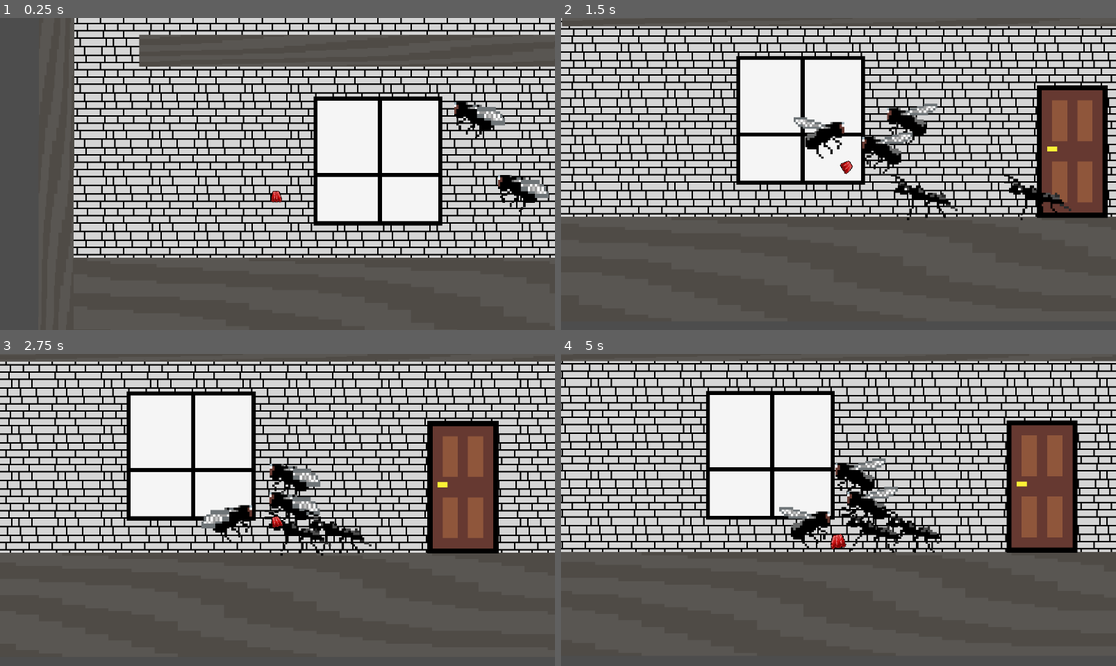
Above: before the commit, frames 1-4 (two rows, left to right).
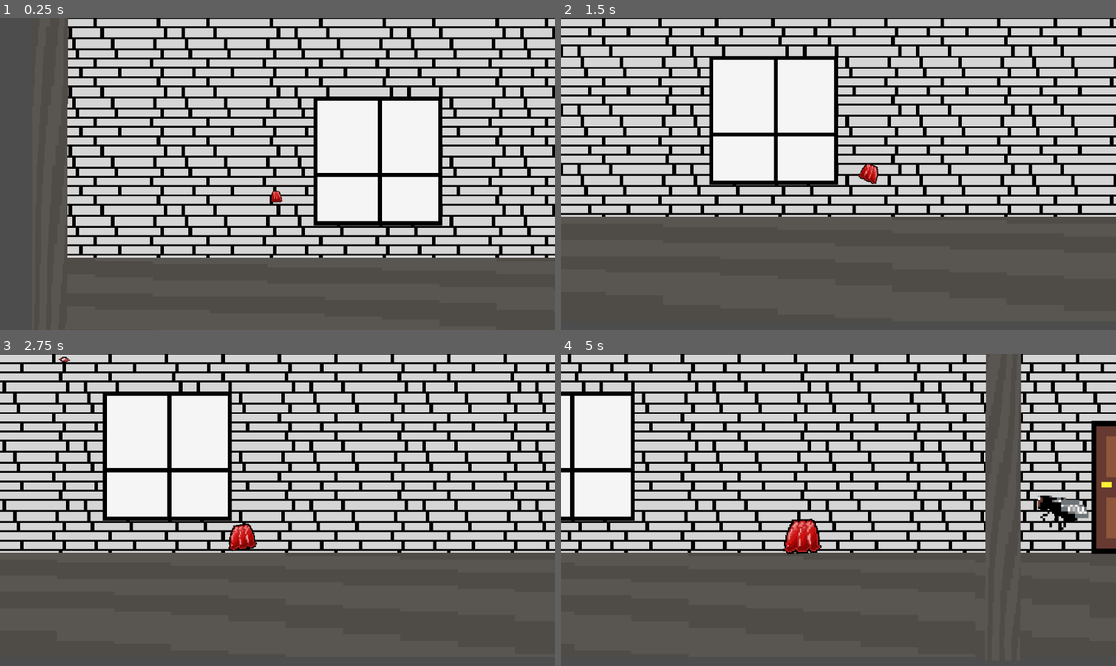
Above: after the commit, the same moments.

Repository: Razen-MIREA/metamorphozis
Game: Godot game, scene res://Game.tscn
Two runs of this game, one before a commit and one after it. Both use one fixed random seed, a clock stepped at 60 frames per second and the inputs below.
Inputs (mouse positions are in pixels of both pictures, inside the frame that each line leads up to):
- Up to frame 1 (0.25 s): no input
- Up to frame 2 (1.5 s): move the mouse to (960, 158) at 0.52 s; hold Right mouse button (Attack, bound only after the commit) 0.53-1.28 s; hold D (right) from 0.53 s (still down); tap Space (Jump) at 0.77 s; click (960, 158) at 0.8 s; move the mouse to (727, 189) at 1.27 s; click (727, 189) at 1.35 s
- Up to frame 3 (2.75 s): tap Space (Jump) at 1.52 s; right-click (166, 525) at 1.55 s; move the mouse to (333, 441) at 2.02 s; release D (right) at 2.03 s; hold A (left) from 2.03 s (still down); hold Right mouse button (Attack, bound only after the commit) from 2.03 s (still down); click (333, 441) at 2.3 s
- Up to frame 4 (5 s): move the mouse to (810, 572) at 2.77 s; release A (left) at 2.78 s; release Right mouse button (Attack, bound only after the commit) at 2.78 s; hold D (right) 2.78-4.28 s; click (810, 572) at 2.85 s; tap Space (Jump) at 3.02, 3.77, 4.52 s; right-click (810, 572) at 3.05 s; move the mouse to (1005, 556) at 3.52 s; hold Right mouse button (Attack, bound only after the commit) 3.53-4.28 s; click (1005, 556) at 3.8 s; move the mouse to (672, 463) at 4.27 s; hold A (left) from 4.28 s (still down); click (672, 463) at 4.35 s; right-click (672, 463) at 4.55 s

The runs differ from the first frame. In frame 1, 32% of the frame differs, in the area x 12-100%, y 0-77%; in frame 2, 34%; in frame 3, 34%; in frame 4, 45%, in the area x 0-100%, y 0-65%.

Commit message:
patch beta 1.0
- added knife and fork
- added visual bullet
- 'longer' map
- control upd
- spawner added
- some logic fix

Diff:
--- a/Game.tscn
+++ b/Game.tscn
@@ -7,8 +7,11 @@
 [ext_resource type="Texture2D" uid="uid://2cv57oy4lbpt" path="res://assets/sprites/HospitalWall.png" id="5_r0x5m"]
 [ext_resource type="Texture2D" uid="uid://dkr0dmj0qn41m" path="res://assets/sprites/Window.png" id="6_r0x5m"]
 [ext_resource type="Texture2D" uid="uid://c83w7s5jgms7o" path="res://assets/sprites/LavenderRaf.png" id="9_2vekm"]
-[ext_resource type="PackedScene" uid="uid://bab08g5kn0ti5" path="res://models/Fly.tscn" id="9_yhmtn"]
-[ext_resource type="PackedScene" uid="uid://kfoyhp7by18b" path="res://models/Ant.tscn" id="9_yx171"]
+[ext_resource type="Texture2D" uid="uid://c6lx5jjpoyn4s" path="res://assets/sprites/fork.png" id="9_yhmtn"]
+[ext_resource type="Script" uid="uid://conocci4jmcrn" path="res://fork.gd" id="10_gwjdr"]
+[ext_resource type="Script" uid="uid://c7s03klw3nt3q" path="res://spawner.gd" id="10_yx171"]
+[ext_resource type="Texture2D" uid="uid://dwjcb4nhsf2rt" path="res://assets/sprites/knife.png" id="11_lvtmh"]
+[ext_resource type="Script" uid="uid://cuixaeoxjl4n2" path="res://knife.gd" id="12_gwjdr"]
 
 [sub_resource type="AtlasTexture" id="AtlasTexture_r0x5m"]
 atlas = ExtResource("1_xkndl")
@@ -153,7 +156,7 @@
 [sub_resource type="RectangleShape2D" id="RectangleShape2D_sb48q"]
 size = Vector2(31.94851, 33.463146)
 
-[node name="Node2D" type="Node2D" unique_id=211646541]
+[node name="Node2D" type="Node2D" unique_id=211646541 groups=["root"]]
 
 [node name="Jelly" type="CharacterBody2D" parent="." unique_id=1214897973 groups=["Player"]]
 z_index = 10
@@ -180,8 +183,8 @@
 shape = SubResource("CircleShape2D_u44n3")
 
 [node name="Floor" type="StaticBody2D" parent="." unique_id=749842850]
-position = Vector2(1113, -17)
-scale = Vector2(57.41115, -2.7504199)
+position = Vector2(2173, -154)
+scale = Vector2(122.77115, -2.7504199)
 disable_mode = 1
 
 [node name="CollisionShape2D" type="CollisionShape2D" parent="Floor" unique_id=640726830]
@@ -191,8 +194,8 @@
 texture = ExtResource("3_u44n3")
 
 [node name="Ground" type="StaticBody2D" parent="." unique_id=938010894]
-position = Vector2(1010.00006, 700.00006)
-scale = Vector2(64.011154, 9.009582)
+position = Vector2(2451, 700)
+scale = Vector2(158.49115, 9.009582)
 disable_mode = 1
 
 [node name="CollisionShape2D" type="CollisionShape2D" parent="Ground" unique_id=1259299863]
@@ -202,9 +205,9 @@
 texture = ExtResource("3_u44n3")
 
 [node name="RightWall" type="StaticBody2D" parent="." unique_id=1163102353]
-position = Vector2(2053.0002, 282)
+position = Vector2(2053, 336.99994)
 rotation = 1.5735242
-scale = Vector2(36.371025, 3.048128)
+scale = Vector2(32.291367, 3.048128)
 disable_mode = 1
 
 [node name="CollisionShape2D" type="CollisionShape2D" parent="RightWall" unique_id=862003791]
@@ -214,9 +217,9 @@
 texture = ExtResource("3_u44n3")
 
 [node name="LeftWall" type="StaticBody2D" parent="." unique_id=613263697]
-position = Vector2(-35, 269)
+position = Vector2(-52.000004, -29)
 rotation = 1.5735242
-scale = Vector2(36.371025, 3.048128)
+scale = Vector2(54.721794, 3.048128)
 disable_mode = 1
 
 [node name="CollisionShape2D" type="CollisionShape2D" parent="LeftWall" unique_id=1651274233]
@@ -226,7 +229,7 @@
 texture = ExtResource("3_u44n3")
 
 [node name="Door" type="Sprite2D" parent="." unique_id=207281465]
-position = Vector2(1607, 332)
+position = Vector2(2395, 332)
 scale = Vector2(14.04, 14.107582)
 texture = ExtResource("4_t88pq")
 
@@ -234,8 +237,8 @@
 modulate = Color(0.83632696, 0.83632696, 0.83632696, 1)
 z_index = -1
 texture_repeat = 2
-position = Vector2(1013, 37)
-scale = Vector2(4, 4)
+position = Vector2(2488.5, -131.5)
+scale = Vector2(9.763672, 5.1233335)
 texture = ExtResource("5_r0x5m")
 region_enabled = true
 region_rect = Rect2(0, 0, 512, 300)
@@ -251,17 +254,37 @@
 scale = Vector2(105.71874, 39.4206)
 texture = ExtResource("9_2vekm")
 
-[node name="Fly" parent="." unique_id=1198269334 instance=ExtResource("9_yhmtn")]
-position = Vector2(533, -134)
-
-[node name="Fly2" parent="." unique_id=1280800841 instance=ExtResource("9_yhmtn")]
-position = Vector2(827, -75)
-
-[node name="Fly3" parent="." unique_id=870886942 instance=ExtResource("9_yhmtn")]
-position = Vector2(655, 75)
-
-[node name="Node2D" parent="." unique_id=35764899 instance=ExtResource("9_yx171")]
-position = Vector2(1224, 159)
-
-[node name="Node2D2" parent="." unique_id=519776133 instance=ExtResource("9_yx171")]
-position = Vector2(910, 166)
+[node name="Enemies" type="Node2D" parent="." unique_id=1613647622]
+script = ExtResource("10_yx171")
+
+[node name="Fly" type="Marker2D" parent="Enemies" unique_id=2008515078]
+position = Vector2(1544, 273)
+
+[node name="Ant" type="Marker2D" parent="Enemies" unique_id=1499747849]
+position = Vector2(1420, -302)
+
+[node name="RightWall2" type="StaticBody2D" parent="." unique_id=845794128]
+position = Vector2(4991.0005, 46)
+rotation = 1.5735242
+scale = Vector2(50.688023, 3.048128)
+disable_mode = 1
+
+[node name="CollisionShape2D" type="CollisionShape2D" parent="RightWall2" unique_id=544202787]
+shape = SubResource("RectangleShape2D_sb48q")
+
+[node name="Sprite2D" type="Sprite2D" parent="RightWall2" unique_id=1354721490]
+texture = ExtResource("3_u44n3")
+
+[node name="Fork" type="Sprite2D" parent="." unique_id=123368551]
+position = Vector2(3754, -208.99997)
+rotation = 3.1415927
+scale = Vector2(29.133265, 23.474014)
+texture = ExtResource("9_yhmtn")
+script = ExtResource("10_gwjdr")
+
+[node name="Knife" type="Sprite2D" parent="." unique_id=619242720]
+position = Vector2(3123.0002, -97.58203)
+rotation = 3.1415927
+scale = Vector2(29.133265, 37.239944)
+texture = ExtResource("11_lvtmh")
+script = ExtResource("12_gwjdr")
--- /dev/null
+++ b/bullet.gd
@@ -0,0 +1,19 @@
+extends Area2D
+
+var direction = Vector2.ZERO # Это мы установим из игрока
+var speed = 1500.0
+
+func _ready():
+	# Поворачиваем пулю по вектору полета
+	if direction != Vector2.ZERO:
+		rotation = direction.angle()
+	# Удаляем через 3 секунды, чтобы не копить мусор
+	get_tree().create_timer(3.0).timeout.connect(queue_free)
+
+func _physics_process(delta):
+	position += direction * speed * delta
+
+func _on_body_entered(body):
+	if body.is_in_group("Enemies"):
+		body.queue_free() # Убиваем врага
+	queue_free() # Сама пуля лопается
--- /dev/null
+++ b/fork.gd
@@ -0,0 +1,29 @@
+extends Sprite2D
+
+var start_pos : Vector2
+
+func _ready() -> void:
+	start_pos = position
+	# Запускаем цикл ударов
+	start_strike_cycle()
+
+func start_strike_cycle():
+	var tween = create_tween().set_loops() # Делаем цикл бесконечным
+
+	# 1. РЕЗКИЙ УДАР ВНИЗ
+	# TRANS_CUBIC и EASE_IN дают эффект ускорения при падении
+	tween.tween_property(self, "position:y", start_pos.y + 400, 0.1)\
+		.set_trans(Tween.TRANS_CUBIC)\
+		.set_ease(Tween.EASE_IN)
+
+	# 2. НЕБОЛЬШАЯ ПАУЗА В ПОЛУ (для дофамина, эффект застревания)
+	tween.tween_interval(0.2)
+
+	# 3. МЕДЛЕННЫЙ ВОЗВРАТ ВВЕРХ
+	# TRANS_SINE дает плавное движение
+	tween.tween_property(self, "position:y", start_pos.y, 1.5)\
+		.set_trans(Tween.TRANS_SINE)\
+		.set_ease(Tween.EASE_IN_OUT)
+
+	# 4. ПАУЗА ПЕРЕД СЛЕДУЮЩИМ УДАРОМ
+	tween.tween_interval(0.5)
--- /dev/null
+++ b/knife.gd
@@ -0,0 +1,16 @@
+extends Sprite2D
+
+@export var rotation_speed: float = 1.0 # Время одного полного оборота в секундах
+
+func _ready() -> void:
+	start_rotation()
+
+func start_rotation():
+	# Создаем бесконечный цикл вращения
+	var tween = create_tween().set_loops()
+
+	# Поворачиваем на 360 градусов (TAU в Godot — это 2 * PI, полный круг)
+	# Используем TRANS_LINEAR, чтобы скорость не менялась в процессе
+	tween.tween_property(self, "rotation", rotation, rotation_speed)\
+		.as_relative()\
+		.set_trans(Tween.TRANS_LINEAR)
--- /dev/null
+++ b/models/bullet.tscn
@@ -0,0 +1,22 @@
+[gd_scene format=3 uid="uid://cn6t7xj7722gt"]
+
+[ext_resource type="Script" uid="uid://bjk1w2x2f5m6j" path="res://bullet.gd" id="1_5wv63"]
+[ext_resource type="Texture2D" uid="uid://bgng6t37rvqg3" path="res://assets/sprites/Bullet.png" id="2_uxle2"]
+
+[sub_resource type="RectangleShape2D" id="RectangleShape2D_vo40j"]
+size = Vector2(24.358131, 19)
+
+[node name="Node2D" type="Node2D" unique_id=805416399]
+
+[node name="Bullet" type="Area2D" parent="." unique_id=817114234]
+position = Vector2(-327, -137)
+script = ExtResource("1_5wv63")
+
+[node name="CollisionShape2D" type="CollisionShape2D" parent="Bullet" unique_id=1403219805]
+position = Vector2(2, -1.5)
+scale = Vector2(1.3958379, 1)
+shape = SubResource("RectangleShape2D_vo40j")
+
+[node name="Sprite2D" type="Sprite2D" parent="Bullet" unique_id=339930008]
+scale = Vector2(4.3599997, 3.105472)
+texture = ExtResource("2_uxle2")
--- a/project.godot
+++ b/project.godot
@@ -23,6 +23,7 @@
 [global_group]
 
 Player=""
+root=""
 
 [input]
 
@@ -45,6 +46,16 @@
 , Object(InputEventKey,"resource_local_to_scene":false,"resource_name":"","device":-1,"window_id":0,"alt_pressed":false …(186 unchanged characters)…
 ]
 }
+Attack={
+"deadzone": 0.2,
+"events": [Object(InputEventMouseButton,"resource_local_to_scene":false,"resource_name":"","device":-1,"window_id":0,"alt_pressed":false,"shift_pressed":false,"ctrl_pressed":false,"meta_pressed":false,"button_mask":0,"position":Vector2(0, 0),"global_position":Vector2(0, 0),"factor":1.0,"button_index":2,"canceled":false,"pressed":false,"double_click":false,"script":null)
+]
+}
+Shift={
+"deadzone": 0.2,
+"events": [Object(InputEventMouseButton,"resource_local_to_scene":false,"resource_name":"","device":-1,"window_id":0,"alt_pressed":false,"shift_pressed":false,"ctrl_pressed":false,"meta_pressed":false,"button_mask":0,"position":Vector2(0, 0),"global_position":Vector2(0, 0),"factor":1.0,"button_index":1,"canceled":false,"pressed":false,"double_click":false,"script":null)
+]
+}
 
 [physics]
 
--- a/scripts/player.gd
+++ b/scripts/player.gd
@@ -16,13 +16,28 @@
 	$AnimatedSprite2D.scale = Vector2.ONE * MIN_SCALE
 	$AnimatedSprite2D.play("Idle")
 
+func _input(event):
+	if event.is_action_pressed("Attack"):
+		var bullet_scene = load("res://models/bullet.tscn")
+		var bullet = bullet_scene.instantiate()
+
+		# Считаем направление от игрока к мышке
+		var dir = (get_global_mouse_position() - global_position).normalized()
+
+		# Передаем данные ВНУТРЬ пули
+		bullet.rotation = dir.angle()
+		bullet.global_position = global_position # Спавним в центре игрока
+
+		# Добавляем на сцену
+		get_tree().current_scene.add_child(bullet)
+
 func _physics_process(delta: float) -> void:
 	if LOSE:
 		velocity = velocity.lerp(Vector2.ZERO, 0.05)
 		move_and_slide()
 		return
 
-	var is_jetting = Input.is_mouse_button_pressed(MOUSE_BUTTON_LEFT) or Input.is_mouse_button_pressed(MOUSE_BUTTON_RIGHT)
+	var is_jetting = Input.is_action_pressed("Shift")
 	var sprite = $AnimatedSprite2D
 
 	if is_jetting:
--- /dev/null
+++ b/spawner.gd
@@ -0,0 +1,27 @@
+extends Node2D
+
+func _ready() -> void:
+	# Даем кадру загрузиться, прежде чем спавнить толпу
+	await get_tree().process_frame
+
+	for spawn_point in get_children():
+		var enemyName = spawn_point.name
+		var scene_path = "res://models/Enemy_" + enemyName + ".tscn"
+
+		# Проверяем, существует ли файл, чтобы не вылетело
+		if not ResourceLoader.exists(scene_path):
+			print("Ошибка: Нет файла ", scene_path)
+			continue
+
+		var enemy_scene = load(scene_path)
+
+		for i in range(3):
+			var enemy = enemy_scene.instantiate()
+
+			# Устанавливаем позицию маркера
+			# Добавляем рандомный разброс, чтобы они не застревали друг в друге
+			enemy.global_position = spawn_point.global_position + Vector2(randf_range(-1, 1), 0)
+
+			# ДОБАВЛЯЕМ В РОДИТЕЛЯ СПАВНЕРА (на саму карту)
+			# Это решает ошибку "already has a parent"
+			get_parent().add_child(enemy)
Binary file added: assets/sprites/fork.png
Not shown, added: assets/sprites/fork.png.import
Binary file added: assets/sprites/knife.png
Not shown, added: assets/sprites/knife.png.import
Not shown, added: bullet.gd.uid
Not shown, added: fork.gd.uid
Not shown, added: knife.gd.uid
Renamed: models/Ant.tscn -> models/Enemy_Ant.tscn
Renamed: models/Fly.tscn -> models/Enemy_Fly.tscn
Not shown, added: spawner.gd.uid
